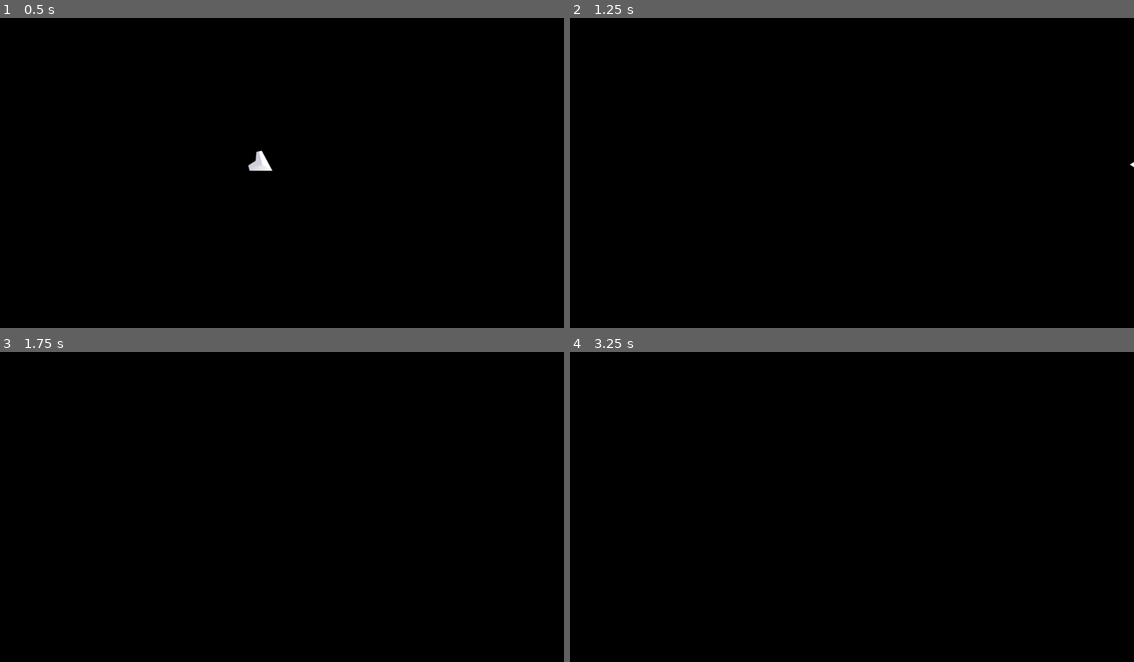
Above: before the commit, frames 1-4 (two rows, left to right).
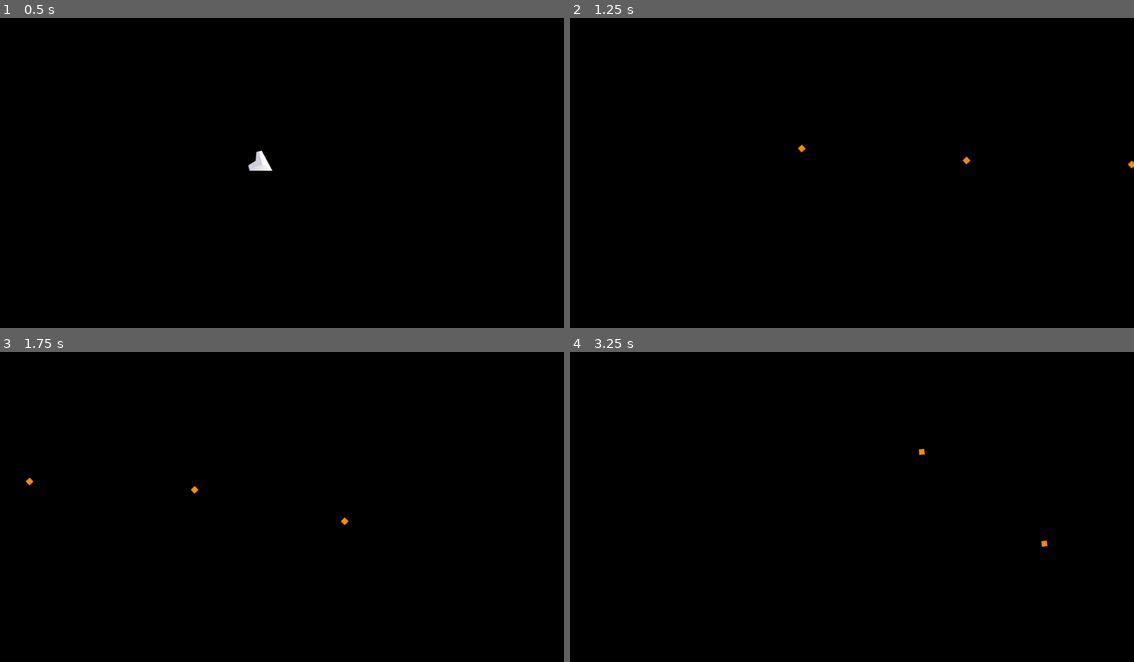
Above: after the commit, the same moments.

Repository: SandiNovakov/zr
Game: Godot game, scene res://scenes/main.tscn
Two runs of this game, one before a commit and one after it. Both use one fixed random seed, a clock stepped at 60 frames per second and the inputs below.
Inputs (mouse positions are in pixels of both pictures, inside the frame that each line leads up to):
- Up to frame 1 (0.5 s): no input
- Up to frame 2 (1.25 s): tap Enter at 0.5 s; move the mouse to (976, 160) at 0.52 s; press the mouse at (976, 160) at 0.53 s; hold D (move_right) from 0.53 s (still down); tap Space (dash) at 0.6 s
- Up to frame 3 (1.75 s): move the mouse to (169, 525) at 1.27 s; release D (move_right) at 1.28 s; release the mouse at (169, 525) at 1.28 s; hold S (move_down) from 1.28 s (still down); click (169, 525) at 1.35 s; tap Space (dash) at 1.55 s
- Up to frame 4 (3.25 s): move the mouse to (908, 441) at 2.02 s; release S (move_down) at 2.03 s; press the mouse at (908, 441) at 2.03 s; hold D (move_right) 2.03-2.78 s; tap Space (dash) at 2.1, 2.75, 3.05 s; move the mouse to (823, 575) at 2.77 s; release the mouse at (823, 575) at 2.78 s; hold W (move_up) from 2.78 s (still down); click (823, 575) at 2.85 s

Frame 1 is identical in both runs. In frame 2, less than 0.1% of the frame differs, in the area x 40-100%, y 40-49%; in frame 3, less than 0.1%, in the area x 4-62%, y 40-56%; in frame 4, less than 0.1%.

Commit message:
bullets now exist

Diff:
--- /dev/null
+++ b/Bullet.gd
@@ -0,0 +1,24 @@
+extends Area2D
+class_name Bullet
+
+var damage: int
+var speed: int
+var direction: Vector2
+
+func _ready() -> void:
+    if damage == null:
+        Syslog.warning("Origin: %s, damage isn't initialized." % [self])
+    if speed == null:
+        Syslog.warning("Origin: %s, speed isn't initialized." % [self])
+    if direction == null:
+        Syslog.warning("Origin: %s, direction isn't initialized." % [self])
+
+    rotation = direction.angle()
+    body_entered.connect(on_body_entered)
+
+func _physics_process(delta: float) -> void:
+    position += direction * speed * delta
+
+func on_body_entered(body: Node2D) -> void:
+    Syslog.info("bullet %s collided with body: %s" % [self, body.name])
+    queue_free()
--- a/WeaponHandler.gd
+++ b/WeaponHandler.gd
@@ -43,6 +43,15 @@
 
     Input.start_joy_vibration(0, 1, 0.5, 0.1)
 
+    var bullet: Bullet = weapon.bullet.instantiate()
+    bullet.global_position = shot_origin.global_position
+    bullet.direction = Vector2.from_angle(shot_origin.global_rotation)
+    bullet.speed = 1500
+    bullet.damage = weapon.damage
+
+    add_child(bullet)
+    bullet.set_as_top_level(true)
+
 func shoot_charged() -> void:
     Syslog.info("%s says: I performed a charged shot!" % [master.name])
     charged_shot.emit()
--- a/project.godot
+++ b/project.godot
@@ -93,6 +93,7 @@
 "deadzone": 0.2,
 "events": [Object(InputEventMouseButton,"resource_local_to_scene":false,"resource_name":"","device":-1,"window_id":0,"a …(257 unchanged characters)…
 , Object(InputEventJoypadMotion,"resource_local_to_scene":false,"resource_name":"","device":-1,"axis":5,"axis_value":1.0,"script":null)
+, Object(InputEventKey,"resource_local_to_scene":false,"resource_name":"","device":-1,"window_id":0,"alt_pressed":false,"shift_pressed":false,"ctrl_pressed":false,"meta_pressed":false,"pressed":false,"keycode":0,"physical_keycode":4194309,"key_label":0,"unicode":0,"location":0,"echo":false,"script":null)
 ]
 }
 
--- /dev/null
+++ b/scenes/bullet.tscn
@@ -0,0 +1,21 @@
+[gd_scene format=3 uid="uid://cyci24154tn4i"]
+
+[ext_resource type="Script" uid="uid://dqdnc6hljsiwp" path="res://Bullet.gd" id="1_y25gk"]
+[ext_resource type="Texture2D" uid="uid://bl7omt8xh82is" path="res://simpleSpace_tilesheet.png" id="2_l5glv"]
+
+[sub_resource type="CircleShape2D" id="CircleShape2D_eoqba"]
+radius = 6.3245554
+
+[node name="Bullet" type="Area2D" unique_id=93633230]
+script = ExtResource("1_y25gk")
+metadata/_custom_type_script = "uid://dqdnc6hljsiwp"
+
+[node name="CollisionShape2D" type="CollisionShape2D" parent="." unique_id=135057820]
+shape = SubResource("CircleShape2D_eoqba")
+
+[node name="Sprite2D" type="Sprite2D" parent="." unique_id=2145227657]
+modulate = Color(1, 0.54509807, 0.015686275, 1)
+texture = ExtResource("2_l5glv")
+hframes = 8
+vframes = 6
+frame = 28
--- a/scenes/player.tscn
+++ b/scenes/player.tscn
@@ -2,18 +2,21 @@
 
 [ext_resource type="Script" uid="uid://b3704tgoj3qq4" path="res://scripts/actor2d/Actor2D.gd" id="1_g2els"]
 [ext_resource type="Script" uid="uid://coctqesumuueb" path="res://scripts/state-machine/StateMachine.gd" id="2_qhqgy"]
-[ext_resource type="Texture2D" uid="uid://cv0ya4jpwvwwf" path="res://simpleSpace_tilesheet.png" id="2_tuyoq"]
+[ext_resource type="Texture2D" uid="uid://bl7omt8xh82is" path="res://simpleSpace_tilesheet.png" id="2_tuyoq"]
 [ext_resource type="Script" uid="uid://bcxus6gqq1243" path="res://scripts/actor2d/ActorController.gd" id="3_qhqgy"]
 [ext_resource type="Script" uid="uid://c4pca6sul4xb6" path="res://scripts/actor2d/states/idle.gd" id="3_qlg0r"]
 [ext_resource type="Script" uid="uid://ds7buclbfb8yk" path="res://scripts/actor2d/states/dash.gd" id="4_qlg0r"]
 [ext_resource type="Script" uid="uid://wpfnk3a8x282" path="res://scripts/actor2d/states/charged_shot_recoil.gd" id="6_smehm"]
 [ext_resource type="PackedScene" uid="uid://dpuwytub1fhs8" path="res://scenes/weapon_handler.tscn" id="7_fjrip"]
 [ext_resource type="Script" uid="uid://fy2kx1pmjlsi" path="res://WeaponData.gd" id="9_ur7pv"]
+[ext_resource type="PackedScene" uid="uid://cyci24154tn4i" path="res://scenes/bullet.tscn" id="9_y4r1p"]
 
 [sub_resource type="Resource" id="Resource_y4r1p"]
 script = ExtResource("9_ur7pv")
+bullet = ExtResource("9_y4r1p")
+charge_bullet = ExtResource("9_y4r1p")
 fire_rate = 7
-can_charge = true
+automatic = true
 charge_time = 1.0
 charge_recovery_time = 0.3
 charged_shot_recoil = 1500
@@ -58,6 +61,10 @@
 script = ExtResource("3_qhqgy")
 metadata/_custom_type_script = "uid://bcxus6gqq1243"
 
-[node name="WeaponHandler" parent="." unique_id=2011087148 node_paths=PackedStringArray("controller") instance=ExtResource("7_fjrip")]
+[node name="WeaponHandler" parent="." unique_id=2011087148 node_paths=PackedStringArray("controller", "shot_origin") instance=ExtResource("7_fjrip")]
 controller = NodePath("../ActorController")
 weapon = SubResource("Resource_y4r1p")
+shot_origin = NodePath("../BulletOrigin")
+
+[node name="BulletOrigin" type="Marker2D" parent="." unique_id=452897967]
+position = Vector2(20, 0)
--- a/scenes/weapon_handler.tscn
+++ b/scenes/weapon_handler.tscn
@@ -8,7 +8,6 @@
 
 [node name="WeaponHandler" type="Node2D" unique_id=2011087148]
 script = ExtResource("1_hlymf")
-charged_shot_recoil = 2000
 metadata/_custom_type_script = "uid://cbiccjlbug5xl"
 
 [node name="StateMachine" type="Node" parent="." unique_id=1930622946 node_paths=PackedStringArray("default_state")]
--- a/scripts/InputBuffer.gd
+++ b/scripts/InputBuffer.gd
@@ -4,7 +4,6 @@
 var actions: Array
 
 func _unhandled_input(event: InputEvent) -> void:
-
     for action in InputMap.get_actions():
         if Input.is_action_just_pressed(action):
             var found: bool = false
--- a/scripts/actor2d/ActorController.gd
+++ b/scripts/actor2d/ActorController.gd
@@ -16,7 +16,7 @@
 func get_action_buffered(action: StringName) -> bool:
     Syslog.warning('Used deprecated function ActorController.get_action_buffered()! See code for more details.')
     #ActorController will eventually be replaced with a generic version of the controller that will allow us to
-    #give instructions based on ai, not just player input, so any functions to do with input will have to be done away with for now.
+    #give instructionsssssad based on ai, not just player input, so any functions to do with input will have to be done away with for now.
 
     return InputBuffer.is_action_press_buffered(action)
 
--- a/scripts/actor2d/states/dash.gd
+++ b/scripts/actor2d/states/dash.gd
@@ -7,7 +7,7 @@
     Syslog.info('%s says: I dashed!' % [master.name])
     var dbg_flag: String
 
-    dash_dir = controller.get_move_dir(false).normalized()
+    dash_dir = controller.get_move_dir().normalized()
     dbg_flag = 'move_dir'
 
     if dash_dir == Vector2.ZERO:
Not shown, added: Bullet.gd.uid
Empty file added: DamageData.gd
Not shown, added: DamageData.gd.uid
